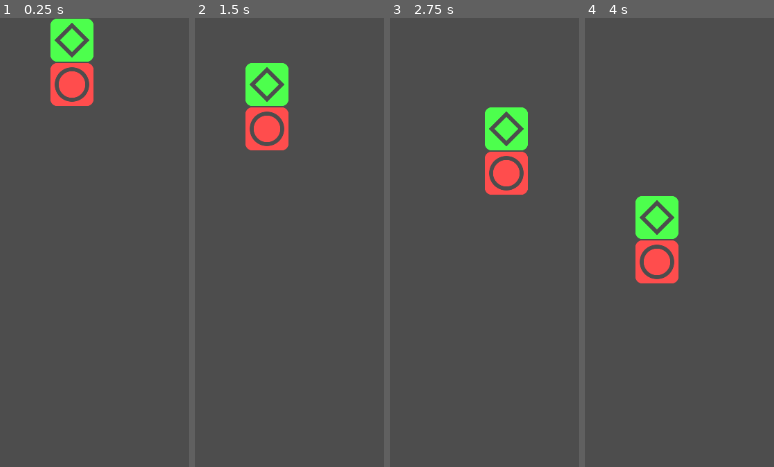
Above: before the commit, frames 1-4 (left to right).
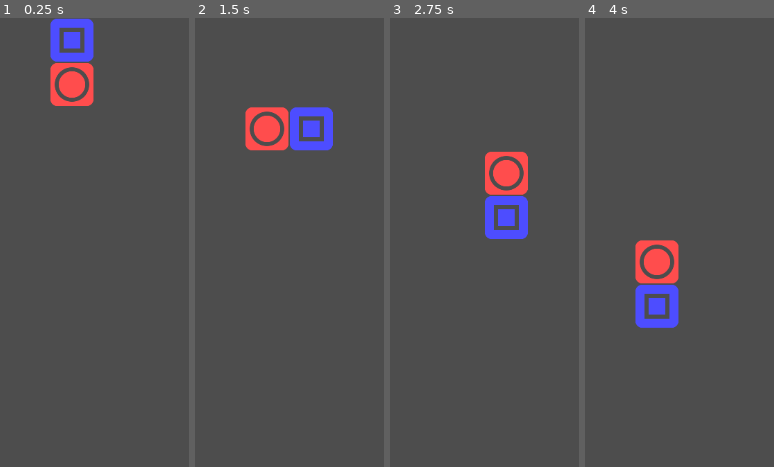
Above: after the commit, the same moments.

Repository: liabilityluke/FBGJ2025
Game: Godot game, scene res://endless.tscn
Same seed, same stepped clock (60 frames per second), same inputs: the game is played once before the commit and once after it. The project has no main scene, so this scene is started directly.
Inputs:
- Up to frame 1 (0.25 s): no input
- Up to frame 2 (1.5 s): tap Enter (ui_accept) at 0.5, 1.35 s; hold Right (ui_right) 0.53-1.28 s; hold Enter (ui_accept) 0.53-1.28 s; hold Left (ui_left) from 1.28 s (still down)
- Up to frame 3 (2.75 s): tap Enter (ui_accept) at 1.52, 1.82 s; release Left (ui_left) at 2.03 s; hold Right (ui_right) from 2.03 s (still down); hold Enter (ui_accept) from 2.03 s (still down)
- Up to frame 4 (4 s): release Enter (ui_accept) at 2.78 s; tap Enter (ui_accept) at 2.85, 3.02, 3.32 s; release Right (ui_right) at 3.53 s; hold Left (ui_left) from 3.53 s (still down); hold Enter (ui_accept) from 3.53 s (still down)

The runs differ from the first frame. In frame 1, 2.1% of the frame differs, in the area x 26-50%, y 0-10%; in frame 2, 3.7%; in frame 3, 3.6%; in frame 4, 3.7%, in the area x 26-50%, y 39-70%.

Commit message:
added rotation without kicks and simple block splitting

Diff:
--- a/endless.gd
+++ b/endless.gd
@@ -1,19 +1,25 @@
 extends Node2D
 
-var board_width := 6
-var board_height := 8
+@export var board_width := 6
+@export var board_height := 11
 var cell_size := 64
 var board_start_position := Vector2i(0, 0)
-var spawn_location := Vector2i(2, 1)
+@export var spawn_location := Vector2i(2, 1)
 
 var grid : Array
 
-
 var seed_block : Node2D
 var stem_block : Node2D
+var rotation_state := 0
 
 var gravity_timer : Timer
 @export var gravity_time := 1.0
+
+var chain_timer : Timer
+@export var chain_time := 0.5
+
+var drop_timer : Timer
+@export var drop_time := 0.5
 
 var in_chain := false
 
@@ -36,6 +42,20 @@
 	gravity_timer.timeout.connect(_on_gravity_timer_timeout)
 	gravity_timer.start()
 
+	chain_timer = Timer.new()
+	add_child(chain_timer)
+	chain_timer.wait_time = chain_time
+	chain_timer.one_shot = true
+	chain_timer.timeout.connect(on_chain_timer_timeout)
+	chain_timer.start()
+
+	drop_timer = Timer.new()
+	add_child(drop_timer)
+	drop_timer.wait_time = drop_time
+	drop_timer.one_shot = true
+	drop_timer.timeout.connect(_on_drop_timer_timeout)
+	drop_timer.start()
+
 func _input(event: InputEvent) -> void:
 	if event.is_action_pressed("ui_left") :
 		var new_seed_location = seed_block.location + Vector2i(-1, 0)
@@ -49,6 +69,33 @@
 		if is_valid_move(new_seed_location) and is_valid_move(new_stem_location) :
 			move_block(seed_block, new_seed_location)
 			move_block(stem_block, new_stem_location)
+	elif event.is_action_pressed("ui_accept") :
+		rotate_falling_blocks(false)
+	elif event.is_action_pressed("ui_cancel") :
+		rotate_falling_blocks(true)
+
+func rotate_falling_blocks(clockwise := true) :
+	var desired_rotation_state : int
+	if clockwise :
+		desired_rotation_state = wrap(rotation_state + 1, 0, 4)
+	else :
+		desired_rotation_state = wrap(rotation_state - 1, 0, 4)
+
+	var stem_vector : Vector2i
+	match desired_rotation_state :
+		0 :
+			stem_vector = Vector2i(0, -1)
+		1 :
+			stem_vector = Vector2i(1, 0)
+		2 :
+			stem_vector = Vector2i(0, 1)
+		3 :
+			stem_vector = Vector2i(-1, 0)
+
+	if is_valid_move(seed_block.location + stem_vector) :
+		rotation_state = desired_rotation_state
+		move_block(stem_block, seed_block.location + stem_vector)
+
 
 func location_to_position(location: Vector2i) -> Vector2i:
 	return board_start_position + Vector2i((0.5+location.x)*cell_size, (0.5+location.y)*cell_size)
@@ -66,8 +113,22 @@
 	gravity_timer.start()
 
 func place_piece() :
+	var dropping_seed_block = seed_block
+	var dropping_stem_block = stem_block
 	seed_block = null
 	stem_block = null
+
+	var test_location : Vector2i
+	test_location = dropping_seed_block.location + Vector2i(0, 1)
+	while is_valid_move(test_location) :
+		move_block(dropping_seed_block, test_location)
+		test_location += Vector2i(0, 1)
+
+	test_location = dropping_stem_block.location + Vector2i(0, 1)
+	while is_valid_move(test_location) :
+		move_block(dropping_stem_block, test_location)
+		test_location += Vector2i(0, 1)
+
 	spawn_blocks()
 	pass #turn falling pieces into real pieces, check for chain
 
@@ -85,6 +146,8 @@
 	return false
 
 func spawn_blocks() -> void :
+	rotation_state = 0
+
 	if is_valid_move(spawn_location) and is_valid_move(spawn_location + Vector2i(0, -1)) :
 		seed_block = block.instantiate()
 		seed_block.change_color(randi_range(0, 2))
--- a/endless.tscn
+++ b/endless.tscn
@@ -2,7 +2,7 @@
 
 [ext_resource type="Script" uid="uid://dxaxjhc4nxrt3" path="res://endless.gd" id="1_mjc6l"]
 
-[node name="Node2D" type="Node2D"]
+[node name="Board" type="Node2D"]
 script = ExtResource("1_mjc6l")
 
 [node name="ColorRect" type="ColorRect" parent="."]
--- a/project.godot
+++ b/project.godot
@@ -13,3 +13,20 @@
 config/name="FBPJ2025"
 config/features=PackedStringArray("4.4", "Forward Plus")
 config/icon="res://icon.svg"
+
+[input]
+
+ui_accept={
+"deadzone": 0.5,
+"events": [Object(InputEventKey,"resource_local_to_scene":false,"resource_name":"","device":0,"window_id":0,"alt_pressed":false,"shift_pressed":false,"ctrl_pressed":false,"meta_pressed":false,"pressed":false,"keycode":4194309,"physical_keycode":0,"key_label":0,"unicode":0,"location":0,"echo":false,"script":null)
+, Object(InputEventKey,"resource_local_to_scene":false,"resource_name":"","device":0,"window_id":0,"alt_pressed":false,"shift_pressed":false,"ctrl_pressed":false,"meta_pressed":false,"pressed":false,"keycode":4194310,"physical_keycode":0,"key_label":0,"unicode":0,"location":0,"echo":false,"script":null)
+, Object(InputEventKey,"resource_local_to_scene":false,"resource_name":"","device":0,"window_id":0,"alt_pressed":false,"shift_pressed":false,"ctrl_pressed":false,"meta_pressed":false,"pressed":false,"keycode":32,"physical_keycode":0,"key_label":0,"unicode":32,"location":0,"echo":false,"script":null)
+, Object(InputEventKey,"resource_local_to_scene":false,"resource_name":"","device":-1,"window_id":0,"alt_pressed":false,"shift_pressed":false,"ctrl_pressed":false,"meta_pressed":false,"pressed":false,"keycode":0,"physical_keycode":90,"key_label":0,"unicode":122,"location":0,"echo":false,"script":null)
+]
+}
+ui_cancel={
+"deadzone": 0.5,
+"events": [Object(InputEventKey,"resource_local_to_scene":false,"resource_name":"","device":0,"window_id":0,"alt_pressed":false,"shift_pressed":false,"ctrl_pressed":false,"meta_pressed":false,"pressed":false,"keycode":4194305,"physical_keycode":0,"key_label":0,"unicode":0,"location":0,"echo":false,"script":null)
+, Object(InputEventKey,"resource_local_to_scene":false,"resource_name":"","device":-1,"window_id":0,"alt_pressed":false,"shift_pressed":false,"ctrl_pressed":false,"meta_pressed":false,"pressed":false,"keycode":0,"physical_keycode":88,"key_label":0,"unicode":120,"location":0,"echo":false,"script":null)
+]
+}
